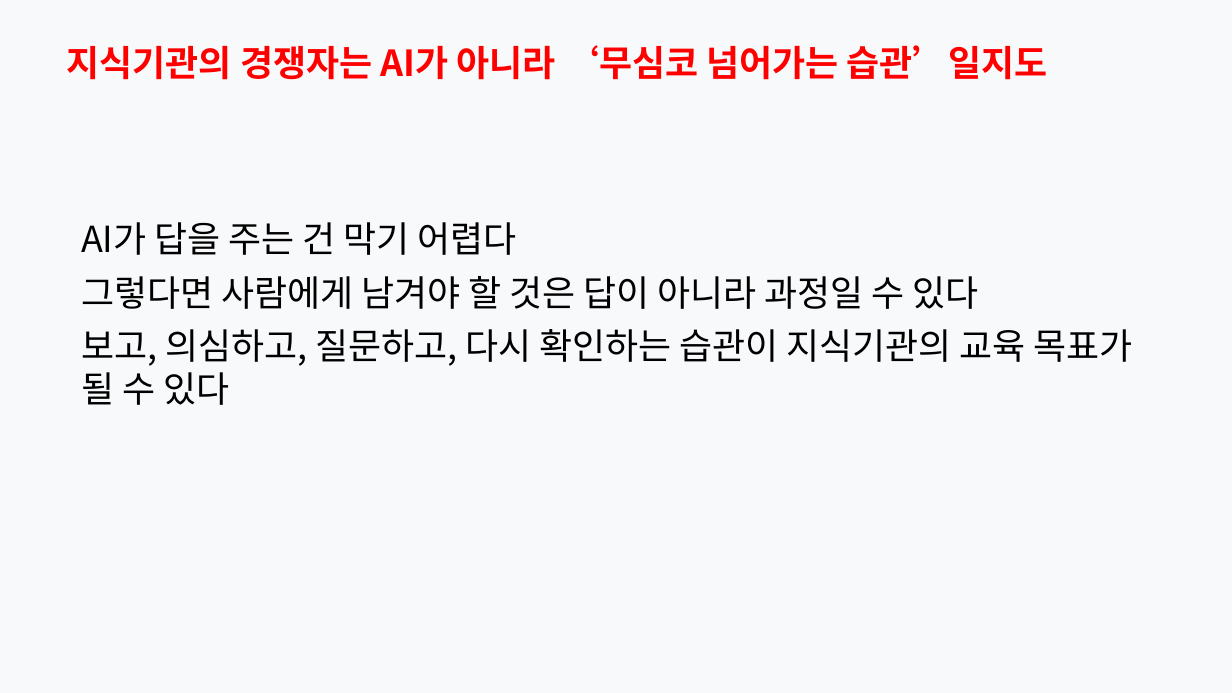
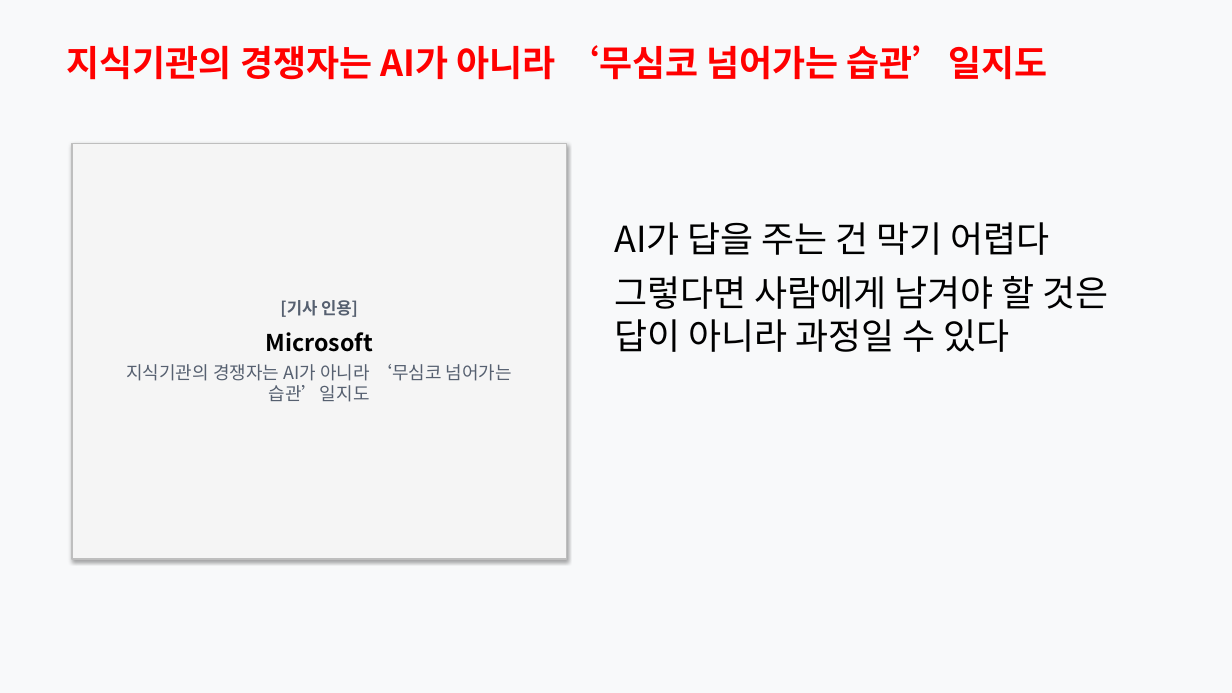
Before and after one commit to Rlearnchan/luddite, a slide deck: slide 19 of outputs/pptx/ai_knowledge_institution_styled_draft.pptx. Drawn at 1232x693 pixels with LibreOffice and Linux fonts; fonts in the diff are those of the drawing. Boxes give left, top, right and bottom in pixels: in the first picture for what was removed or moved away, otherwise in the second. Text is boxed around its words. In the diff, an @@ line names an element or a change of style, - is before the commit and + after.

```diff
--- a/outputs/pptx/ai_knowledge_institution_styled_draft.pptx
+++ b/outputs/pptx/ai_knowledge_institution_styled_draft.pptx
@@ rectangle added at bbox=[72, 143, 567, 559], fill #F5F5F5, outline #BEBEBE 1 pt, 14 pt, text #566070 @@
+[기사 인용]
+Microsoft
+지식기관의 경쟁자는 AI가 아니라 ‘무심코 넘어가는 습관’일지도
@@ text "AI가 답을 주는 건 막기 ...": place and size @@
-text "AI가 답을 주는 건 막기 ..." at bbox=[81, 222, 1133, 405]
+text "AI가 답을 주는 건 막기 ..." at bbox=[614, 222, 1109, 352]
@@ text at bbox=[81, 329, 1133, 405]: paragraph removed @@
-보고, 의심하고, 질문하고, 다시 확인하는 습관이 지식기관의 교육 목표가 될 수 있다
```
Also in this commit, not shown: 16 other slides changed, 8 other files.
